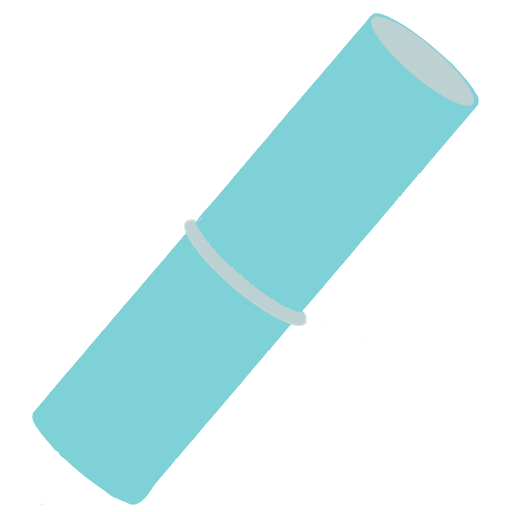
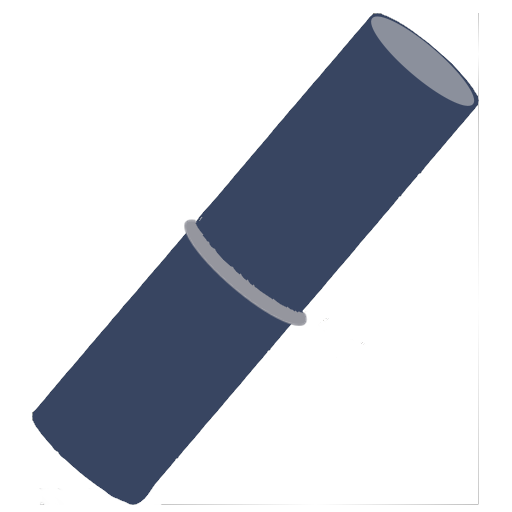
Revision of a layered 512px x 512px image; what changed, layer by layer:
painted on "图层3" over bbox(184, 219, 308, 326)
painted on "形状1" over bbox(371, 16, 475, 106)
painted on "图层2" over bbox(32, 13, 479, 505)
